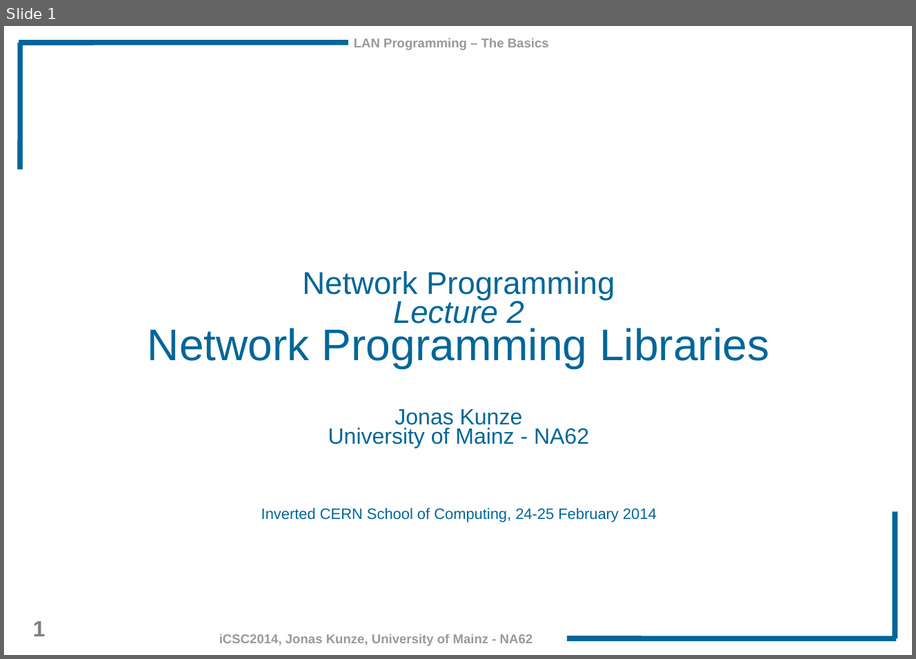
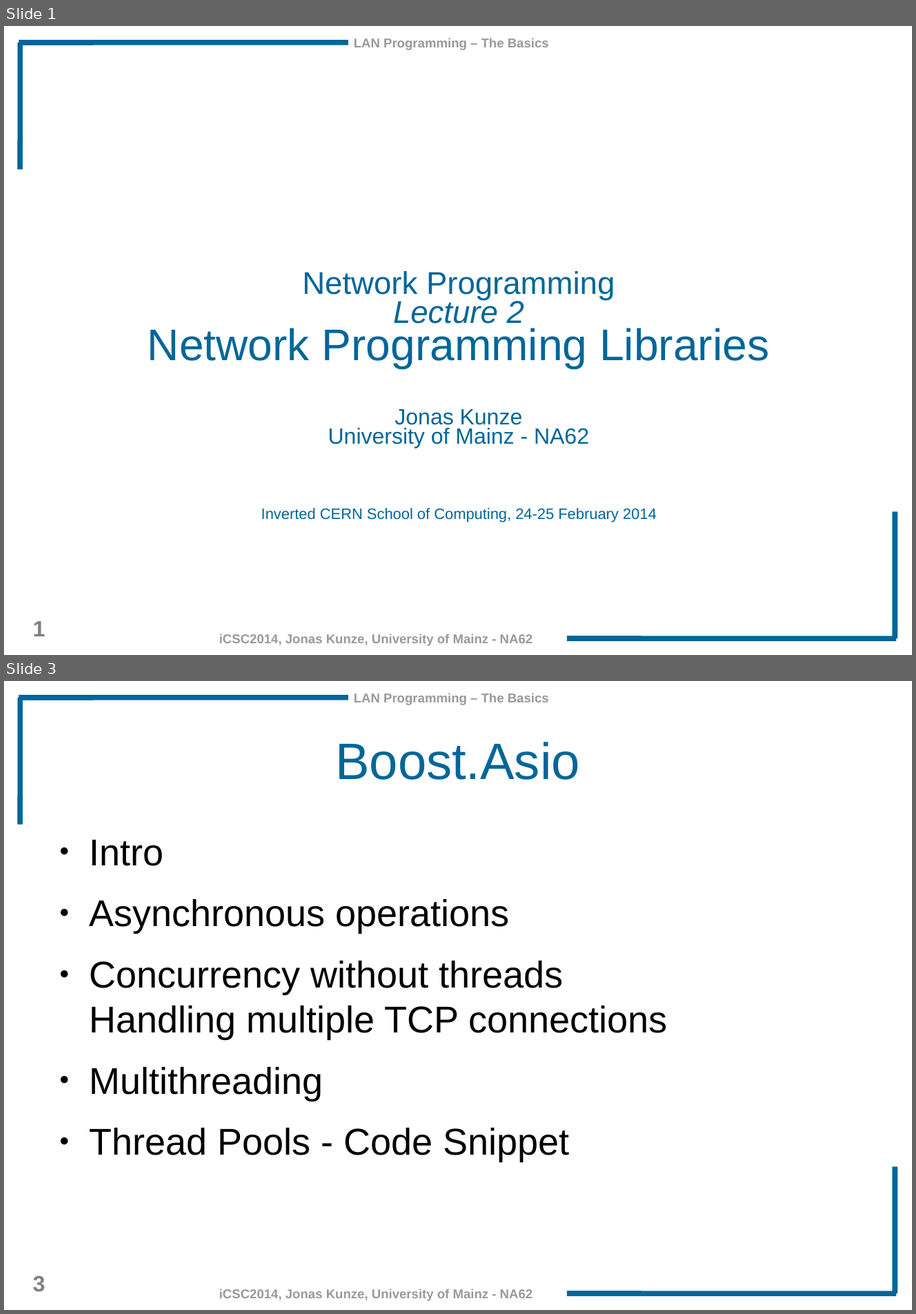
Before and after one commit to JonasKunze/icsc2014, a slide deck: iCSC-2014-Network-Libraries.odp. Shown one above the other, each under a label of ours: slide 1 before the commit, slides 1 and 3 after it; the slides between them are not shown. The pictures are 916x659 and 916x1314 pixels, drawn with LibreOffice and Linux fonts; fonts in the diff are those of the drawing; background and template pictures are left out. Boxes give left, top, right and bottom in pixels: in the first picture for what was removed or moved away, otherwise in the second. Text is boxed around its words. In the diff, an @@ line names an element or a change of style, - is before the commit and + after.

Commit message:
Boost: TCP echo example. ZMQ introduction

```diff
--- a/iCSC-2014-Network-Libraries.odp
+++ b/iCSC-2014-Network-Libraries.odp
@@ slide 3 added at bbox=[4, 681, 912, 1310], background #FFFFFF; not listed: 7 template elements that a slide beside it also shows @@
@@ title added at bbox=[335, 742, 579, 780], 44 pt, text #006699 @@
+Boost.Asio
@@ text added at bbox=[89, 840, 667, 1161], 32 pt, text #000000 @@
+● Intro
+● Asynchronous operations
+● Concurrency without threads
+  Handling multiple TCP connections
+● Multithreading
+● Thread Pools - Code Snippet
```
Also in this commit, not shown: 4 slides changed, 9 other slides added, 2 other files.
